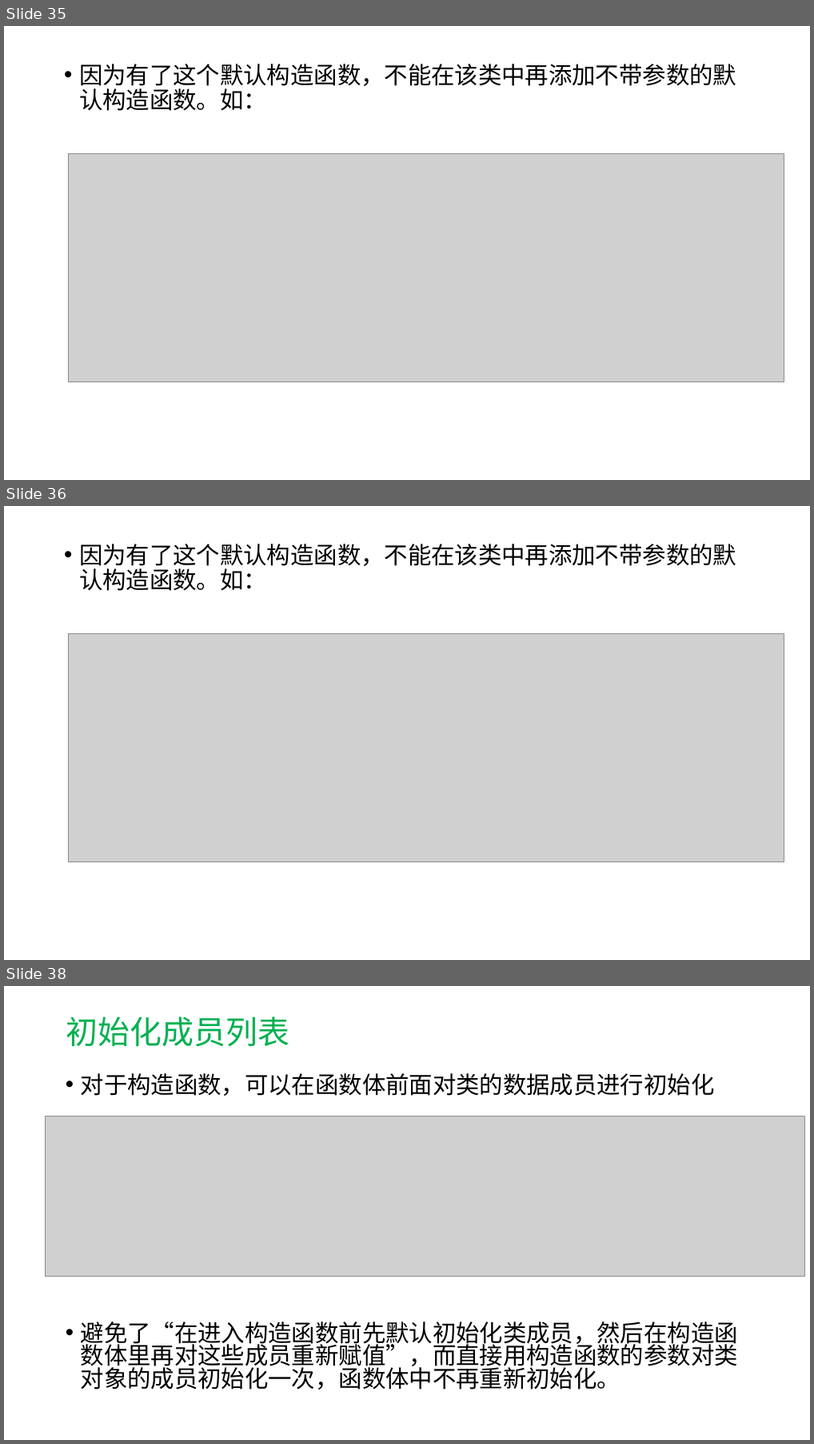
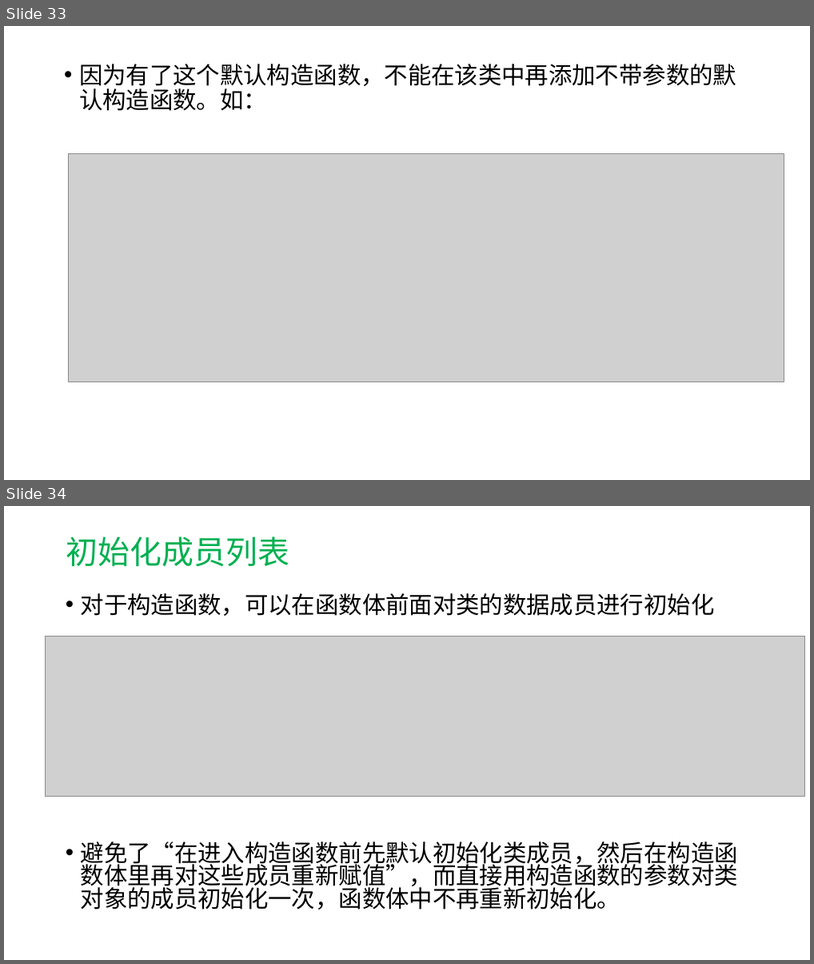
Before and after one commit to hwdong-net/cplusplus17, a slide deck: ppt/第7章 类和对象.pptx. Shown one above the other, each under a label of ours: slides 35, 36 and 38 before the commit, slides 33 and 34 after it; the slides between them are not shown. The pictures are 814x1444 and 814x964 pixels, drawn with LibreOffice and Linux fonts; fonts in the diff are those of the drawing; grey boxes stand for pictures. Boxes give left, top, right and bottom in pixels: in the first picture for what was removed or moved away, otherwise in the second. Text is boxed around its words. In the diff, an @@ line names an element or a change of style, - is before the commit and + after.

```diff
--- a/ppt/第7章 类和对象.pptx
+++ b/ppt/第7章 类和对象.pptx
@@ slide 36 removed at <box>4,506,810,960</box>, background #FFFFFF @@
@@ text removed at <box>79,544,737,591</box> @@
-• 因为有了这个默认构造函数，不能在该类中再添加不带参数的默认构造函数。如：
@@ picture removed at <box>68,633,784,861</box> @@
@@ what was slide 35 is now slide 33 @@
@@ what was slide 38 is now slide 34 @@
```
Also in this commit, not shown: 11 slides changed, 4 slides added, 14 other slides removed.
